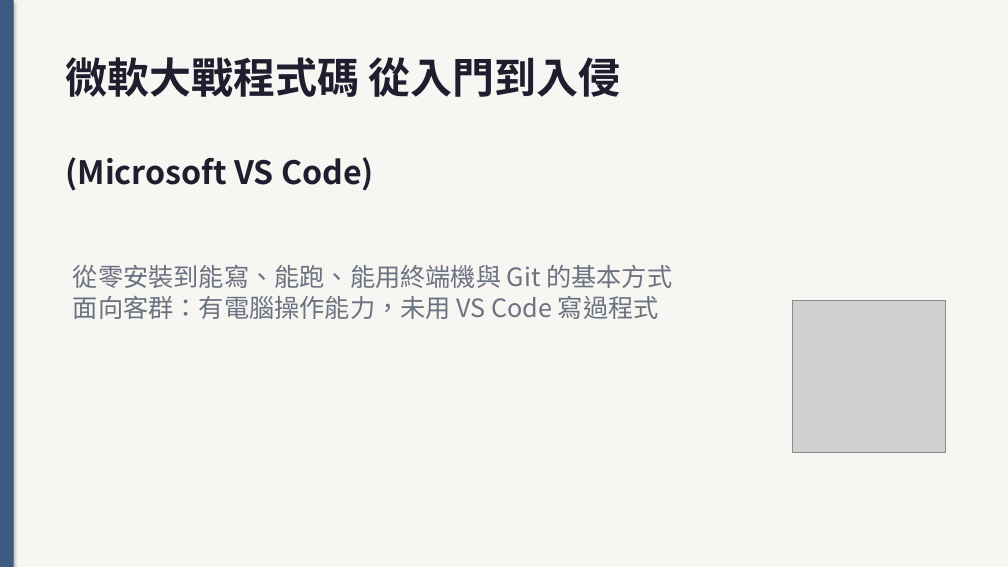
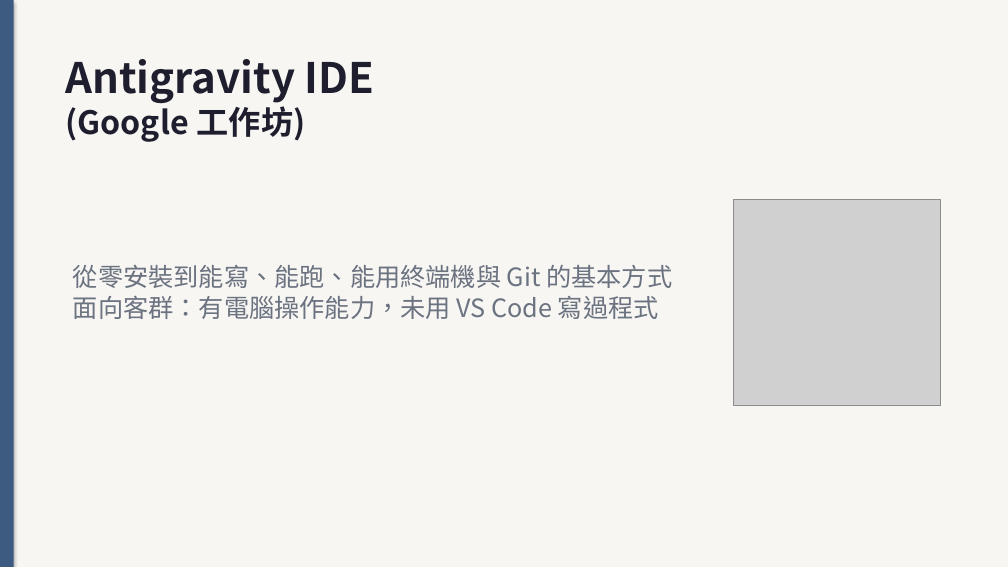
Before and after one commit to bobhsu408/vscode, a slide deck: slide 1 of jo6bj03284504t_6g4a83.pptx. Drawn at 1008x567 pixels with LibreOffice and Linux fonts; fonts in the diff are those of the drawing; grey boxes stand for pictures. Boxes give left, top, right and bottom in pixels: in the first picture for what was removed or moved away, otherwise in the second. Text is boxed around its words. In the diff, an @@ line names an element or a change of style, - is before the commit and + after.

```diff
--- a/jo6bj03284504t_6g4a83.pptx
+++ b/jo6bj03284504t_6g4a83.pptx
@@ text at box(65, 59, 375, 142): text changed; size 23 to 30 pt @@
-微軟大戰程式碼 從入門到入侵
-(Microsoft VS Code)
+Antigravity IDE
+(Google 工作坊)
@@ picture: place and size @@
-picture at box(792, 300, 944, 453)
+picture at box(734, 200, 940, 406)
```
Also in this commit, not shown: 39 other slides changed, 23 slides added, 9 slides removed, 11 other files.
